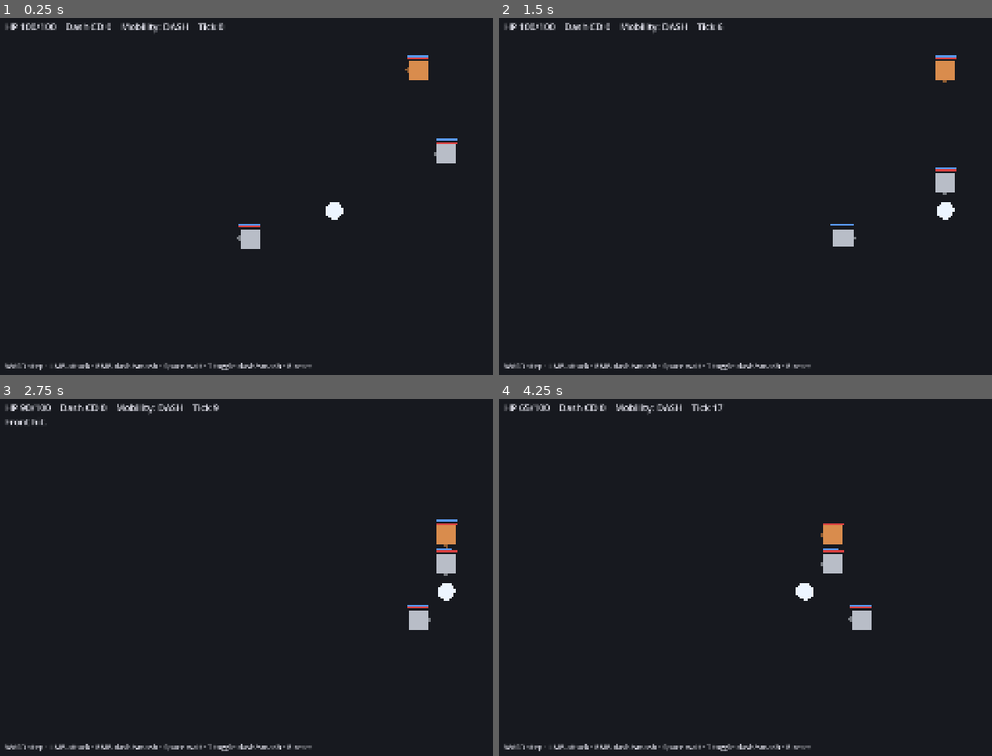
Above: before the commit, frames 1-4 (two rows, left to right).
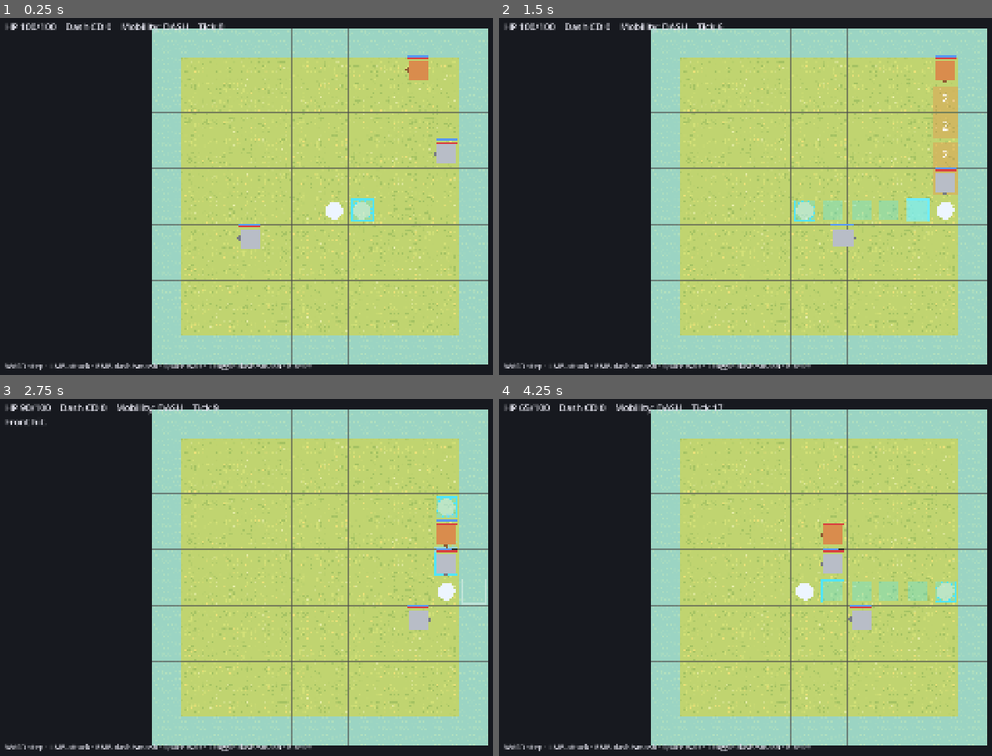
Above: after the commit, the same moments.

Repository: tomchang25/dash-and-slash
Game: Godot game, scene res://game/scenes/stages/tick_arena/tick_arena.tscn
The game is run twice, just before and just after one commit, with the same random seed, the same clock (stepped at 60 frames per second) and the same inputs. This scene is started directly instead of the project's main scene.
Inputs (mouse positions are in pixels of both pictures, inside the frame that each line leads up to):
- Up to frame 1 (0.25 s): no input
- Up to frame 2 (1.5 s): tap Enter at 0.5 s; move the mouse to (962, 178) at 0.52 s; press the mouse at (962, 178) at 0.53 s; hold D (move_right) 0.53-1.25 s; release the mouse at (962, 178) at 1.25 s; drag from (691, 214) to (784, 267) at 1.27 s
- Up to frame 3 (2.75 s): tap Space (dash) at 2 s; move the mouse to (384, 498) at 2.02 s; hold D (move_right) from 2.03 s (still down); hold Space (dash) from 2.03 s (still down); click (384, 498) at 2.3 s
- Up to frame 4 (4.25 s): release D (move_right) at 2.75 s; release Space (dash) at 2.75 s; drag from (784, 648) to (627, 523) at 2.77 s; move the mouse to (outside the picture) at 3.52 s; press the mouse at (outside the picture) at 3.53 s; hold A (move_left) from 3.53 s (still down); tap Alt at 3.6 s

The runs differ from the first frame. In frame 1, 63% of the frame differs, in the area x 30-100%, y 2-98%; in frame 2, 63%; in frame 3, 63%; in frame 4, 63%.

Commit message:
feat(combat): add production terrain rendering to tick arena
- Add shared land and water tilesets for the tick arena grid presentation
- Wire the tick arena to GridTerrainView for terrain, bounds, and telegraph fills
- Narrow TickGridView to debug countdowns, player previews, and flash overlays

Diff:
--- /dev/null
+++ b/common/gameplay/grid/land_tileset.tres
@@ -0,0 +1,513 @@
+[gd_resource type="TileSet" load_steps=3 format=4]
+
+[ext_resource type="Texture2D" uid="uid://n1my3nlvjd5l" path="res://game/scenes/stages/Grass.png" id="3_7j0ah"]
+
+[sub_resource type="TileSetAtlasSource" id="TileSetAtlasSource_5la1o"]
+texture = ExtResource("3_7j0ah")
+0:0/0 = 0
+0:0/0/terrain_set = 0
+0:0/0/terrain = 0
+0:0/0/physics_layer_0/polygon_0/points = PackedVector2Array(-8, -8, 8, -8, 8, -4, -4, -4, -4, 8, -8, 8)
+0:0/0/terrains_peering_bit/right_side = 0
+0:0/0/terrains_peering_bit/bottom_right_corner = 0
+0:0/0/terrains_peering_bit/bottom_side = 0
+1:0/0 = 0
+1:0/0/terrain_set = 0
+1:0/0/terrain = 0
+1:0/0/physics_layer_0/polygon_0/points = PackedVector2Array(8, -8, 8, -4, -8, -4, -8, -8)
+1:0/0/terrains_peering_bit/right_side = 0
+1:0/0/terrains_peering_bit/bottom_right_corner = 0
+1:0/0/terrains_peering_bit/bottom_side = 0
+1:0/0/terrains_peering_bit/bottom_left_corner = 0
+1:0/0/terrains_peering_bit/left_side = 0
+2:0/0 = 0
+2:0/0/terrain_set = 0
+2:0/0/terrain = 0
+2:0/0/physics_layer_0/polygon_0/points = PackedVector2Array(8, -8, 8, 8, 4, 8, 4, -4, -8, -4, -8, -8)
+2:0/0/terrains_peering_bit/bottom_side = 0
+2:0/0/terrains_peering_bit/bottom_left_corner = 0
+2:0/0/terrains_peering_bit/left_side = 0
+3:0/0 = 0
+3:0/0/terrain_set = 0
+3:0/0/terrain = 0
+3:0/0/physics_layer_0/polygon_0/points = PackedVector2Array(8, -8, 8, -4, 8, 8, 4, 8, 4.0468216, -4, -4, -4, -4, 8, -8, 8, -8, -8)
+3:0/0/terrains_peering_bit/bottom_side = 0
+4:0/0 = 0
+4:0/0/terrain_set = 0
+4:0/0/terrain = 0
+4:0/0/terrains_peering_bit/right_side = 0
+4:0/0/terrains_peering_bit/bottom_side = 0
+5:0/0 = 0
+5:0/0/terrain_set = 0
+5:0/0/terrain = 0
+5:0/0/terrains_peering_bit/right_side = 0
+5:0/0/terrains_peering_bit/bottom_side = 0
+5:0/0/terrains_peering_bit/bottom_left_corner = 0
+5:0/0/terrains_peering_bit/left_side = 0
+6:0/0 = 0
+6:0/0/terrain_set = 0
+6:0/0/terrain = 0
+6:0/0/terrains_peering_bit/right_side = 0
+6:0/0/terrains_peering_bit/bottom_right_corner = 0
+6:0/0/terrains_peering_bit/bottom_side = 0
+6:0/0/terrains_peering_bit/left_side = 0
+7:0/0 = 0
+7:0/0/terrain_set = 0
+7:0/0/terrain = 0
+7:0/0/terrains_peering_bit/bottom_side = 0
+7:0/0/terrains_peering_bit/left_side = 0
+8:0/0 = 0
+8:0/0/terrain_set = 0
+8:0/0/terrain = 0
+8:0/0/terrains_peering_bit/right_side = 0
+8:0/0/terrains_peering_bit/bottom_side = 0
+8:0/0/terrains_peering_bit/left_side = 0
+9:0/0 = 0
+9:0/0/terrain_set = 0
+9:0/0/terrain = 0
+9:0/0/terrains_peering_bit/right_side = 0
+9:0/0/terrains_peering_bit/bottom_side = 0
+9:0/0/terrains_peering_bit/bottom_left_corner = 0
+9:0/0/terrains_peering_bit/left_side = 0
+9:0/0/terrains_peering_bit/top_side = 0
+9:0/0/terrains_peering_bit/top_right_corner = 0
+0:1/0 = 0
+0:1/0/terrain_set = 0
+0:1/0/terrain = 0
+0:1/0/physics_layer_0/polygon_0/points = PackedVector2Array(-8, -8, -4, -8, -4, 8, -8, 8)
+0:1/0/terrains_peering_bit/right_side = 0
+0:1/0/terrains_peering_bit/bottom_right_corner = 0
+0:1/0/terrains_peering_bit/bottom_side = 0
+0:1/0/terrains_peering_bit/top_side = 0
+0:1/0/terrains_peering_bit/top_right_corner = 0
+1:1/0 = 0
+1:1/0/terrain_set = 0
+1:1/0/terrain = 0
+1:1/0/terrains_peering_bit/right_side = 0
+1:1/0/terrains_peering_bit/bottom_right_corner = 0
+1:1/0/terrains_peering_bit/bottom_side = 0
+1:1/0/terrains_peering_bit/bottom_left_corner = 0
+1:1/0/terrains_peering_bit/left_side = 0
+1:1/0/terrains_peering_bit/top_left_corner = 0
+1:1/0/terrains_peering_bit/top_side = 0
+1:1/0/terrains_peering_bit/top_right_corner = 0
+2:1/0 = 0
+2:1/0/terrain_set = 0
+2:1/0/terrain = 0
+2:1/0/physics_layer_0/polygon_0/points = PackedVector2Array(8, 8, 4, 8, 4, -8, 8, -8)
+2:1/0/terrains_peering_bit/bottom_side = 0
+2:1/0/terrains_peering_bit/bottom_left_corner = 0
+2:1/0/terrains_peering_bit/left_side = 0
+2:1/0/terrains_peering_bit/top_left_corner = 0
+2:1/0/terrains_peering_bit/top_side = 0
+3:1/0 = 0
+3:1/0/terrain_set = 0
+3:1/0/terrain = 0
+3:1/0/physics_layer_0/polygon_0/points = PackedVector2Array(-4, 8, -8, 8, -8, -8, -4, -8)
+3:1/0/physics_layer_0/polygon_1/points = PackedVector2Array(4, -8, 8, -8, 8, 8, 4, 8)
+3:1/0/terrains_peering_bit/bottom_side = 0
+3:1/0/terrains_peering_bit/top_side = 0
+4:1/0 = 0
+4:1/0/terrain_set = 0
+4:1/0/terrain = 0
+4:1/0/terrains_peering_bit/right_side = 0
+4:1/0/terrains_peering_bit/bottom_side = 0
+4:1/0/terrains_peering_bit/top_side = 0
+4:1/0/terrains_peering_bit/top_right_corner = 0
+5:1/0 = 0
+5:1/0/terrain_set = 0
+5:1/0/terrain = 0
+5:1/0/physics_layer_0/polygon_0/points = PackedVector2Array(4, 4, 8, 4, 8, 8, 4, 8)
+5:1/0/terrains_peering_bit/right_side = 0
+5:1/0/terrains_peering_bit/bottom_side = 0
+5:1/0/terrains_peering_bit/bottom_left_corner = 0
+5:1/0/terrains_peering_bit/left_side = 0
+5:1/0/terrains_peering_bit/top_left_corner = 0
+5:1/0/terrains_peering_bit/top_side = 0
+5:1/0/terrains_peering_bit/top_right_corner = 0
+6:1/0 = 0
+6:1/0/terrain_set = 0
+6:1/0/terrain = 0
+6:1/0/physics_layer_0/polygon_0/points = PackedVector2Array(-4, 4, -4, 8, -8, 8, -8, 4)
+6:1/0/terrains_peering_bit/right_side = 0
+6:1/0/terrains_peering_bit/bottom_right_corner = 0
+6:1/0/terrains_peering_bit/bottom_side = 0
+6:1/0/terrains_peering_bit/left_side = 0
+6:1/0/terrains_peering_bit/top_left_corner = 0
+6:1/0/terrains_peering_bit/top_side = 0
+6:1/0/terrains_peering_bit/top_right_corner = 0
+7:1/0 = 0
+7:1/0/terrain_set = 0
+7:1/0/terrain = 0
+7:1/0/terrains_peering_bit/bottom_side = 0
+7:1/0/terrains_peering_bit/left_side = 0
+7:1/0/terrains_peering_bit/top_left_corner = 0
+7:1/0/terrains_peering_bit/top_side = 0
+8:1/0 = 0
+8:1/0/terrain_set = 0
+8:1/0/terrain = 0
+8:1/0/terrains_peering_bit/right_side = 0
+8:1/0/terrains_peering_bit/bottom_side = 0
+8:1/0/terrains_peering_bit/left_side = 0
+8:1/0/terrains_peering_bit/top_left_corner = 0
+8:1/0/terrains_peering_bit/top_side = 0
+8:1/0/terrains_peering_bit/top_right_corner = 0
+9:1/0 = 0
+9:1/0/terrain_set = 0
+9:1/0/terrain = 0
+9:1/0/terrains_peering_bit/right_side = 0
+9:1/0/terrains_peering_bit/bottom_right_corner = 0
+9:1/0/terrains_peering_bit/bottom_side = 0
+9:1/0/terrains_peering_bit/left_side = 0
+9:1/0/terrains_peering_bit/top_left_corner = 0
+9:1/0/terrains_peering_bit/top_side = 0
+0:2/0 = 0
+0:2/0/terrain_set = 0
+0:2/0/terrain = 0
+0:2/0/physics_layer_0/polygon_0/points = PackedVector2Array(-8, 8, -8, -8, -4, -8, -4, 4, 8, 4, 8, 8)
+0:2/0/terrains_peering_bit/right_side = 0
+0:2/0/terrains_peering_bit/top_side = 0
+0:2/0/terrains_peering_bit/top_right_corner = 0
+1:2/0 = 0
+1:2/0/terrain_set = 0
+1:2/0/terrain = 0
+1:2/0/physics_layer_0/polygon_0/points = PackedVector2Array(-8, 8, -8, 4, 8, 4, 8, 8)
+1:2/0/terrains_peering_bit/right_side = 0
+1:2/0/terrains_peering_bit/left_side = 0
+1:2/0/terrains_peering_bit/top_left_corner = 0
+1:2/0/terrains_peering_bit/top_side = 0
+1:2/0/terrains_peering_bit/top_right_corner = 0
+2:2/0 = 0
+2:2/0/terrain_set = 0
+2:2/0/terrain = 0
+2:2/0/physics_layer_0/polygon_0/points = PackedVector2Array(8, 8, -8, 8, -8, 4, 4, 4, 4, -8, 8, -8)
+2:2/0/terrains_peering_bit/left_side = 0
+2:2/0/terrains_peering_bit/top_left_corner = 0
+2:2/0/terrains_peering_bit/top_side = 0
+3:2/0 = 0
+3:2/0/terrain_set = 0
+3:2/0/terrain = 0
+3:2/0/physics_layer_0/polygon_0/points = PackedVector2Array(-8, 8, -8, 4, -8, -8, -4, -8, -4.0468216, 4, 4, 4, 4, -8, 8, -8, 8, 8)
+3:2/0/terrains_peering_bit/top_side = 0
+4:2/0 = 0
+4:2/0/terrain_set = 0
+4:2/0/terrain = 0
+4:2/0/terrains_peering_bit/right_side = 0
+4:2/0/terrains_peering_bit/bottom_right_corner = 0
+4:2/0/terrains_peering_bit/bottom_side = 0
+4:2/0/terrains_peering_bit/top_side = 0
+5:2/0 = 0
+5:2/0/terrain_set = 0
+5:2/0/terrain = 0
+5:2/0/physics_layer_0/polygon_0/points = PackedVector2Array(4, -4, 4, -8, 8, -8, 8, -4)
+5:2/0/terrains_peering_bit/right_side = 0
+5:2/0/terrains_peering_bit/bottom_right_corner = 0
+5:2/0/terrains_peering_bit/bottom_side = 0
+5:2/0/terrains_peering_bit/bottom_left_corner = 0
+5:2/0/terrains_peering_bit/left_side = 0
+5:2/0/terrains_peering_bit/top_left_corner = 0
+5:2/0/terrains_peering_bit/top_side = 0
+6:2/0 = 0
+6:2/0/terrain_set = 0
+6:2/0/terrain = 0
+6:2/0/physics_layer_0/polygon_0/points = PackedVector2Array(-4, -4, -8, -4, -8, -8, -4, -8)
+6:2/0/terrains_peering_bit/right_side = 0
+6:2/0/terrains_peering_bit/bottom_right_corner = 0
+6:2/0/terrains_peering_bit/bottom_side = 0
+6:2/0/terrains_peering_bit/bottom_left_corner = 0
+6:2/0/terrains_peering_bit/left_side = 0
+6:2/0/terrains_peering_bit/top_side = 0
+6:2/0/terrains_peering_bit/top_right_corner = 0
+7:2/0 = 0
+7:2/0/terrain_set = 0
+7:2/0/terrain = 0
+7:2/0/terrains_peering_bit/bottom_side = 0
+7:2/0/terrains_peering_bit/bottom_left_corner = 0
+7:2/0/terrains_peering_bit/left_side = 0
+7:2/0/terrains_peering_bit/top_side = 0
+8:2/0 = 0
+8:2/0/terrain_set = 0
+8:2/0/terrain = 0
+8:2/0/terrains_peering_bit/right_side = 0
+8:2/0/terrains_peering_bit/bottom_right_corner = 0
+8:2/0/terrains_peering_bit/bottom_side = 0
+8:2/0/terrains_peering_bit/bottom_left_corner = 0
+8:2/0/terrains_peering_bit/left_side = 0
+8:2/0/terrains_peering_bit/top_side = 0
+9:2/0 = 0
+9:2/0/terrain_set = 0
+9:2/0/terrain = 0
+9:2/0/terrains_peering_bit/right_side = 0
+9:2/0/terrains_peering_bit/bottom_right_corner = 0
+9:2/0/terrains_peering_bit/bottom_side = 0
+9:2/0/terrains_peering_bit/left_side = 0
+9:2/0/terrains_peering_bit/top_side = 0
+10:2/0 = 0
+10:2/0/terrain_set = 0
+10:2/0/terrain = 0
+10:2/0/terrains_peering_bit/right_side = 0
+10:2/0/terrains_peering_bit/bottom_side = 0
+10:2/0/terrains_peering_bit/bottom_left_corner = 0
+10:2/0/terrains_peering_bit/left_side = 0
+10:2/0/terrains_peering_bit/top_side = 0
+0:3/0 = 0
+0:3/0/terrain_set = 0
+0:3/0/terrain = 0
+0:3/0/terrains_peering_bit/right_side = 0
+1:3/0 = 0
+1:3/0/terrain_set = 0
+1:3/0/terrain = 0
+1:3/0/terrains_peering_bit/right_side = 0
+1:3/0/terrains_peering_bit/left_side = 0
+2:3/0 = 0
+2:3/0/terrain_set = 0
+2:3/0/terrain = 0
+2:3/0/terrains_peering_bit/left_side = 0
+3:3/0 = 0
+3:3/0/terrain_set = 0
+3:3/0/terrain = 0
+4:3/0 = 0
+4:3/0/terrain_set = 0
+4:3/0/terrain = 0
+4:3/0/terrains_peering_bit/right_side = 0
+4:3/0/terrains_peering_bit/top_side = 0
+5:3/0 = 0
+5:3/0/terrain_set = 0
+5:3/0/terrain = 0
+5:3/0/terrains_peering_bit/right_side = 0
+5:3/0/terrains_peering_bit/left_side = 0
+5:3/0/terrains_peering_bit/top_left_corner = 0
+5:3/0/terrains_peering_bit/top_side = 0
+6:3/0 = 0
+6:3/0/terrain_set = 0
+6:3/0/terrain = 0
+6:3/0/terrains_peering_bit/right_side = 0
+6:3/0/terrains_peering_bit/left_side = 0
+6:3/0/terrains_peering_bit/top_side = 0
+6:3/0/terrains_peering_bit/top_right_corner = 0
+7:3/0 = 0
+7:3/0/terrain_set = 0
+7:3/0/terrain = 0
+7:3/0/terrains_peering_bit/left_side = 0
+7:3/0/terrains_peering_bit/top_side = 0
+8:3/0 = 0
+8:3/0/terrain_set = 0
+8:3/0/terrain = 0
+8:3/0/terrains_peering_bit/right_side = 0
+8:3/0/terrains_peering_bit/left_side = 0
+8:3/0/terrains_peering_bit/top_side = 0
+9:3/0 = 0
+9:3/0/terrain_set = 0
+9:3/0/terrain = 0
+9:3/0/terrains_peering_bit/right_side = 0
+9:3/0/terrains_peering_bit/bottom_side = 0
+9:3/0/terrains_peering_bit/left_side = 0
+9:3/0/terrains_peering_bit/top_side = 0
+9:3/0/terrains_peering_bit/top_right_corner = 0
+10:3/0 = 0
+10:3/0/terrain_set = 0
+10:3/0/terrain = 0
+10:3/0/terrains_peering_bit/right_side = 0
+10:3/0/terrains_peering_bit/bottom_side = 0
+10:3/0/terrains_peering_bit/left_side = 0
+10:3/0/terrains_peering_bit/top_left_corner = 0
+10:3/0/terrains_peering_bit/top_side = 0
+0:4/0 = 0
+2:4/0 = 0
+2:4/0/terrain_set = 0
+2:4/0/terrain = 0
+3:4/0 = 0
+3:4/0/terrain_set = 0
+3:4/0/terrain = 0
+4:4/0 = 0
+4:4/0/terrain_set = 0
+4:4/0/terrain = 0
+4:4/0/terrains_peering_bit/right_side = 0
+4:4/0/terrains_peering_bit/bottom_side = 0
+4:4/0/terrains_peering_bit/top_side = 0
+5:4/0 = 0
+5:4/0/terrain_set = 0
+5:4/0/terrain = 0
+5:4/0/terrains_peering_bit/right_side = 0
+5:4/0/terrains_peering_bit/bottom_side = 0
+5:4/0/terrains_peering_bit/bottom_left_corner = 0
+5:4/0/terrains_peering_bit/left_side = 0
+5:4/0/terrains_peering_bit/top_left_corner = 0
+5:4/0/terrains_peering_bit/top_side = 0
+6:4/0 = 0
+6:4/0/terrain_set = 0
+6:4/0/terrain = 0
+6:4/0/terrains_peering_bit/right_side = 0
+6:4/0/terrains_peering_bit/bottom_right_corner = 0
+6:4/0/terrains_peering_bit/bottom_side = 0
+6:4/0/terrains_peering_bit/left_side = 0
+6:4/0/terrains_peering_bit/top_side = 0
+6:4/0/terrains_peering_bit/top_right_corner = 0
+7:4/0 = 0
+7:4/0/terrain_set = 0
+7:4/0/terrain = 0
+7:4/0/terrains_peering_bit/bottom_side = 0
+7:4/0/terrains_peering_bit/left_side = 0
+7:4/0/terrains_peering_bit/top_side = 0
+8:4/0 = 0
+8:4/0/terrain_set = 0
+8:4/0/terrain = 0
+8:4/0/terrains_peering_bit/right_side = 0
+8:4/0/terrains_peering_bit/bottom_side = 0
+8:4/0/terrains_peering_bit/left_side = 0
+8:4/0/terrains_peering_bit/top_side = 0
+9:4/0 = 0
+9:4/0/terrain_set = 0
+9:4/0/terrain = 0
+9:4/0/terrains_peering_bit/right_side = 0
+9:4/0/terrains_peering_bit/bottom_side = 0
+9:4/0/terrains_peering_bit/left_side = 0
+9:4/0/terrains_peering_bit/top_side = 0
+0:5/0 = 0
+0:5/0/terrain_set = 0
+0:5/0/terrain = 0
+0:5/0/terrains_peering_bit/right_side = 0
+0:5/0/terrains_peering_bit/bottom_right_corner = 0
+0:5/0/terrains_peering_bit/bottom_side = 0
+0:5/0/terrains_peering_bit/bottom_left_corner = 0
+0:5/0/terrains_peering_bit/left_side = 0
+0:5/0/terrains_peering_bit/top_left_corner = 0
+0:5/0/terrains_peering_bit/top_side = 0
+0:5/0/terrains_peering_bit/top_right_corner = 0
+1:5/0 = 0
+1:5/0/terrain_set = 0
+1:5/0/terrain = 0
+1:5/0/terrains_peering_bit/right_side = 0
+1:5/0/terrains_peering_bit/bottom_right_corner = 0
+1:5/0/terrains_peering_bit/bottom_side = 0
+1:5/0/terrains_peering_bit/bottom_left_corner = 0
+1:5/0/terrains_peering_bit/left_side = 0
+1:5/0/terrains_peering_bit/top_left_corner = 0
+1:5/0/terrains_peering_bit/top_side = 0
+1:5/0/terrains_peering_bit/top_right_corner = 0
+2:5/0 = 0
+2:5/0/terrain_set = 0
+2:5/0/terrain = 0
+2:5/0/terrains_peering_bit/right_side = 0
+2:5/0/terrains_peering_bit/bottom_right_corner = 0
+2:5/0/terrains_peering_bit/bottom_side = 0
+2:5/0/terrains_peering_bit/bottom_left_corner = 0
+2:5/0/terrains_peering_bit/left_side = 0
+2:5/0/terrains_peering_bit/top_left_corner = 0
+2:5/0/terrains_peering_bit/top_side = 0
+2:5/0/terrains_peering_bit/top_right_corner = 0
+3:5/0 = 0
+3:5/0/terrain_set = 0
+3:5/0/terrain = 0
+3:5/0/terrains_peering_bit/right_side = 0
+3:5/0/terrains_peering_bit/bottom_right_corner = 0
+3:5/0/terrains_peering_bit/bottom_side = 0
+3:5/0/terrains_peering_bit/bottom_left_corner = 0
+3:5/0/terrains_peering_bit/left_side = 0
+3:5/0/terrains_peering_bit/top_left_corner = 0
+3:5/0/terrains_peering_bit/top_side = 0
+3:5/0/terrains_peering_bit/top_right_corner = 0
+4:5/0 = 0
+4:5/0/terrain_set = 0
+4:5/0/terrain = 0
+4:5/0/terrains_peering_bit/right_side = 0
+4:5/0/terrains_peering_bit/bottom_right_corner = 0
+4:5/0/terrains_peering_bit/bottom_side = 0
+4:5/0/terrains_peering_bit/bottom_left_corner = 0
+4:5/0/terrains_peering_bit/left_side = 0
+4:5/0/terrains_peering_bit/top_left_corner = 0
+4:5/0/terrains_peering_bit/top_side = 0
+4:5/0/terrains_peering_bit/top_right_corner = 0
+5:5/0 = 0
+5:5/0/terrain_set = 0
+5:5/0/terrain = 0
+5:5/0/terrains_peering_bit/right_side = 0
+5:5/0/terrains_peering_bit/bottom_right_corner = 0
+5:5/0/terrains_peering_bit/bottom_side = 0
+5:5/0/terrains_peering_bit/bottom_left_corner = 0
+5:5/0/terrains_peering_bit/left_side = 0
+5:5/0/terrains_peering_bit/top_left_corner = 0
+5:5/0/terrains_peering_bit/top_side = 0
+5:5/0/terrains_peering_bit/top_right_corner = 0
+6:5/0 = 0
+7:5/0 = 0
+8:5/0 = 0
+9:5/0 = 0
+0:6/0 = 0
+0:6/0/terrain_set = 0
+0:6/0/terrain = 0
+0:6/0/terrains_peering_bit/right_side = 0
+0:6/0/terrains_peering_bit/bottom_right_corner = 0
+0:6/0/terrains_peering_bit/bottom_side = 0
+0:6/0/terrains_peering_bit/bottom_left_corner = 0
+0:6/0/terrains_peering_bit/left_side = 0
+0:6/0/terrains_peering_bit/top_left_corner = 0
+0:6/0/terrains_peering_bit/top_side = 0
+0:6/0/terrains_peering_bit/top_right_corner = 0
+1:6/0 = 0
+1:6/0/terrain_set = 0
+1:6/0/terrain = 0
+1:6/0/terrains_peering_bit/right_side = 0
+1:6/0/terrains_peering_bit/bottom_right_corner = 0
+1:6/0/terrains_peering_bit/bottom_side = 0
+1:6/0/terrains_peering_bit/bottom_left_corner = 0
+1:6/0/terrains_peering_bit/left_side = 0
+1:6/0/terrains_peering_bit/top_left_corner = 0
+1:6/0/terrains_peering_bit/top_side = 0
+1:6/0/terrains_peering_bit/top_right_corner = 0
+2:6/0 = 0
+2:6/0/terrain_set = 0
+2:6/0/terrain = 0
+2:6/0/terrains_peering_bit/right_side = 0
+2:6/0/terrains_peering_bit/bottom_right_corner = 0
+2:6/0/terrains_peering_bit/bottom_side = 0
+2:6/0/terrains_peering_bit/bottom_left_corner = 0
+2:6/0/terrains_peering_bit/left_side = 0
+2:6/0/terrains_peering_bit/top_left_corner = 0
+2:6/0/terrains_peering_bit/top_side = 0
+2:6/0/terrains_peering_bit/top_right_corner = 0
+3:6/0 = 0
+3:6/0/terrain_set = 0
+3:6/0/terrain = 0
+3:6/0/terrains_peering_bit/right_side = 0
+3:6/0/terrains_peering_bit/bottom_right_corner = 0
+3:6/0/terrains_peering_bit/bottom_side = 0
+3:6/0/terrains_peering_bit/bottom_left_corner = 0
+3:6/0/terrains_peering_bit/left_side = 0
+3:6/0/terrains_peering_bit/top_left_corner = 0
+3:6/0/terrains_peering_bit/top_side = 0
+3:6/0/terrains_peering_bit/top_right_corner = 0
+4:6/0 = 0
+4:6/0/terrain_set = 0
+4:6/0/terrain = 0
+4:6/0/terrains_peering_bit/right_side = 0
+4:6/0/terrains_peering_bit/bottom_right_corner = 0
+4:6/0/terrains_peering_bit/bottom_side = 0
+4:6/0/terrains_peering_bit/bottom_left_corner = 0
+4:6/0/terrains_peering_bit/left_side = 0
+4:6/0/terrains_peering_bit/top_left_corner = 0
+4:6/0/terrains_peering_bit/top_side = 0
+4:6/0/terrains_peering_bit/top_right_corner = 0
+5:6/0 = 0
+5:6/0/terrain_set = 0
+5:6/0/terrain = 0
+5:6/0/terrains_peering_bit/right_side = 0
+5:6/0/terrains_peering_bit/bottom_right_corner = 0
+5:6/0/terrains_peering_bit/bottom_side = 0
+5:6/0/terrains_peering_bit/bottom_left_corner = 0
+5:6/0/terrains_peering_bit/left_side = 0
+5:6/0/terrains_peering_bit/top_left_corner = 0
+5:6/0/terrains_peering_bit/top_side = 0
+5:6/0/terrains_peering_bit/top_right_corner = 0
+6:6/0 = 0
+7:6/0 = 0
+8:6/0 = 0
+1:4/0 = 0
+
+[resource]
+physics_layer_0/collision_layer = 4
+physics_layer_0/collision_mask = 0
+terrain_set_0/mode = 0
+terrain_set_0/terrain_0/name = "Terrain 0"
+terrain_set_0/terrain_0/color = Color(0.5, 0.34375, 0.25, 1)
+sources/3 = SubResource("TileSetAtlasSource_5la1o")
--- /dev/null
+++ b/common/gameplay/grid/water_tileset.tres
@@ -0,0 +1,10 @@
+[gd_resource type="TileSet" load_steps=3 format=4]
+
+[ext_resource type="Texture2D" uid="uid://svm2l7nywt4m" path="res://game/scenes/stages/Water.png" id="5_water"]
+
+[sub_resource type="TileSetAtlasSource" id="TileSetAtlasSource_water"]
+texture = ExtResource("5_water")
+0:0/0 = 0
+
+[resource]
+sources/0 = SubResource("TileSetAtlasSource_water")
--- a/game/scenes/stages/tick_arena/tick_arena.gd
+++ b/game/scenes/stages/tick_arena/tick_arena.gd
@@ -328,14 +328,20 @@
 # == View and HUD ==
 
 
-## Pushes the actors' pending attacks to the view; runs after every world advance (hits resolve in
-## stage 1 and are covered by the advance that follows every consumed verb).
+## Pushes the actors' pending attacks to the production telegraph layer, which GridTerrainView paints
+## in the enemy-danger palette, and to the debug overlay for the tick countdowns; runs after every
+## world advance (hits resolve in stage 1 and are covered by the advance that follows every consumed verb).
 func _refresh_danger() -> void:
+    _grid.clear_all_telegraphs()
     var danger: Array[Dictionary] = []
     for enemy in _engine.actors():
         var enemy_danger := enemy.get_danger()
-        if not enemy_danger.is_empty():
-            danger.append(enemy_danger)
+        if enemy_danger.is_empty():
+            continue
+        danger.append(enemy_danger)
+        var cells: Array[Vector2i] = enemy_danger["cells"]
+        var phase := GridArena.TelegraphPhase.CHARGE if int(enemy_danger["ticks"]) <= 1 else GridArena.TelegraphPhase.WARNING
+        _grid.set_telegraph(enemy, cells, phase)
     _view.set_danger(danger)
 
 
--- a/game/scenes/stages/tick_arena/tick_arena.tscn
+++ b/game/scenes/stages/tick_arena/tick_arena.tscn
@@ -6,6 +6,9 @@
 [ext_resource type="Script" path="res://game/scenes/stages/tick_arena/tick_engine.gd" id="4_engine"]
 [ext_resource type="Script" path="res://game/scenes/stages/tick_arena/tick_input.gd" id="5_input"]
 [ext_resource type="Script" path="res://game/scenes/stages/tick_arena/tick_player.gd" id="6_player"]
+[ext_resource type="Script" path="res://common/gameplay/grid/grid_terrain_view.gd" id="7_terrain"]
+[ext_resource type="TileSet" path="res://common/gameplay/grid/land_tileset.tres" id="8_land_ts"]
+[ext_resource type="TileSet" path="res://common/gameplay/grid/water_tileset.tres" id="9_water_ts"]
 
 [node name="TickArena" type="Node2D"]
 script = ExtResource("1_root")
@@ -16,7 +19,24 @@
 grid_size = Vector2i(12, 12)
 starting_land_size = Vector2i(10, 10)
 
-[node name="GridView" type="Node2D" parent="."]
+[node name="WaterBackground" type="TileMapLayer" parent="."]
+unique_name_in_owner = true
+z_index = -10
+tile_set = ExtResource("9_water_ts")
+
+[node name="Land" type="TileMapLayer" parent="."]
+unique_name_in_owner = true
+z_index = -9
+tile_set = ExtResource("8_land_ts")
+
+[node name="GridTerrainView" type="Node2D" parent="." node_paths=PackedStringArray("grid", "land_layer", "water_layer")]
+unique_name_in_owner = true
+script = ExtResource("7_terrain")
+grid = NodePath("../GridArena")
+land_layer = NodePath("../Land")
+water_layer = NodePath("../WaterBackground")
+
+[node name="GridView" type="Node2D" parent="." node_paths=PackedStringArray("grid")]
 unique_name_in_owner = true
 script = ExtResource("3_view")
 grid = NodePath("../GridArena")
--- a/game/scenes/stages/tick_arena/tick_grid_view.gd
+++ b/game/scenes/stages/tick_arena/tick_grid_view.gd
@@ -1,15 +1,15 @@
 # tick_grid_view.gd
-# Interim grey-box presentation for the tick arena (carried over from the prototype until real
-# presentation lands): land tiles, grid lines, enemy danger tiles with tick countdowns, player-side
-# previews in a distinct cyan palette, and deny/detonation/swing flashes.
+# Debug preview overlay for the tick arena. Terrain, water, grid lines, arena bounds, and the enemy
+# danger telegraph fills are drawn by the production GridTerrainView; this overlay only keeps the
+# prototype affordances that have no production equivalent yet: player-side previews in a distinct
+# cyan palette, per-attack tick countdowns and charge destinations, and deny/detonation/swing flashes.
 class_name TickGridView
 extends Node2D
 
 # -- Constants --
 
-const LAND_COLOR := Color(0.22, 0.24, 0.27)
-const GRID_LINE_COLOR := Color(0.36, 0.39, 0.43, 0.5)
-# Danger palette matches the production telegraph colors (GridTerrainView) so the read carries over.
+# Danger palette matches the production telegraph colors (GridTerrainView) so the countdown badges and
+# charge-destination markers read as the same enemy-danger phase the production fills paint underneath.
 const DANGER_WARNING_COLOR := Color(1.0, 0.4, 0.2, 0.25)
 const DANGER_CHARGE_COLOR := Color(1.0, 0.55, 0.0, 0.5)
 const DANGER_ACTIVE_COLOR := Color(0.95, 0.1, 0.0, 0.75)
@@ -47,8 +47,6 @@
     if grid == null:
         ToastManager.show_dev_error("TickGridView: grid export is not wired.")
         return
-    grid.terrain_generated.connect(queue_redraw)
-    grid.terrain_cells_changed.connect(func(_cells: Array[Vector2i]) -> void: queue_redraw())
     queue_redraw()
 
 
@@ -66,7 +64,6 @@
 func _draw() -> void:
     if grid == null:
         return
-    _draw_terrain()
     _draw_danger()
     _draw_preview()
     _draw_flashes()
@@ -117,26 +114,14 @@
     queue_redraw()
 
 
-func _draw_terrain() -> void:
-    for land_cell: Vector2i in grid.get_land_cells():
-        draw_rect(_cell_rect(land_cell, 1.0), LAND_COLOR)
-    for x in range(grid.grid_size.x + 1):
-        var top := to_local(grid.cell_center(Vector2i(x, 0))) + Vector2(-grid.tile_size * 0.5, -grid.tile_size * 0.5)
-        draw_line(top, top + Vector2(0.0, grid.grid_size.y * grid.tile_size), GRID_LINE_COLOR, 1.0)
-    for y in range(grid.grid_size.y + 1):
-        var left := to_local(grid.cell_center(Vector2i(0, y))) + Vector2(-grid.tile_size * 0.5, -grid.tile_size * 0.5)
-        draw_line(left, left + Vector2(grid.grid_size.x * grid.tile_size, 0.0), GRID_LINE_COLOR, 1.0)
-
-
+## Draws the debug tick countdown over each telegraphed cell plus the charge-destination marker; the
+## danger fill itself is painted by the production GridTerrainView from GridArena telegraph state.
 func _draw_danger() -> void:
     var font := ThemeDB.fallback_font
     for danger in _danger:
         var ticks := int(danger["ticks"])
         var fill := DANGER_CHARGE_COLOR if ticks <= 1 else DANGER_WARNING_COLOR
         for danger_cell: Vector2i in danger["cells"]:
-            var rect := _cell_rect(danger_cell, 0.9)
-            draw_rect(rect, fill)
-            draw_rect(rect, fill.lightened(0.5), false, 2.0)
             var text_pos := to_local(grid.cell_center(danger_cell)) + Vector2(-grid.tile_size * 0.5, COUNTDOWN_FONT_SIZE * 0.35)
             draw_string(font, text_pos, str(ticks), HORIZONTAL_ALIGNMENT_CENTER, grid.tile_size, COUNTDOWN_FONT_SIZE, Color(1.0, 1.0, 1.0, 0.9))
         if danger.has("dest"):
Not shown: 1 places in game/scenes/stages/tick_arena/tick_arena.tscn that only renumber resources
